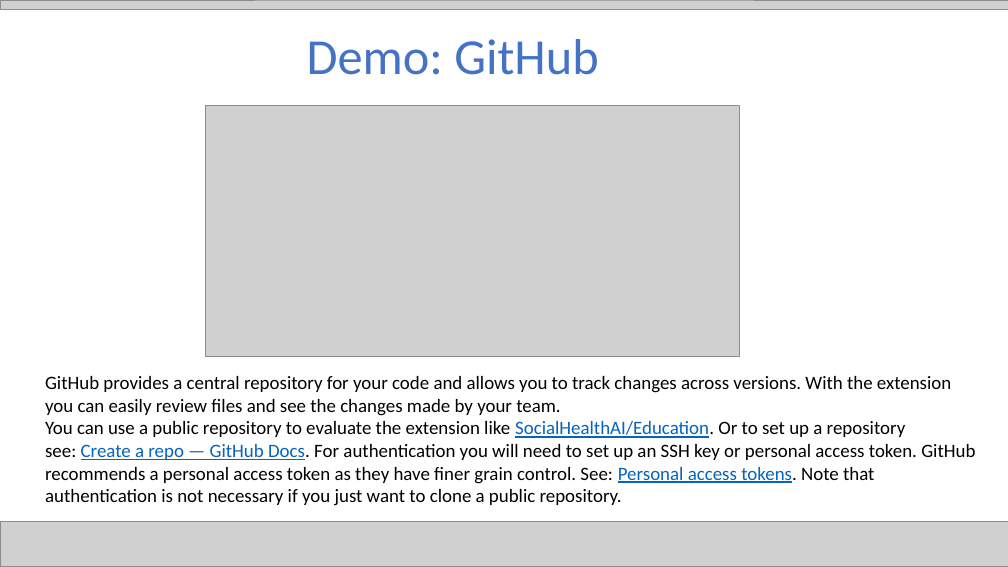
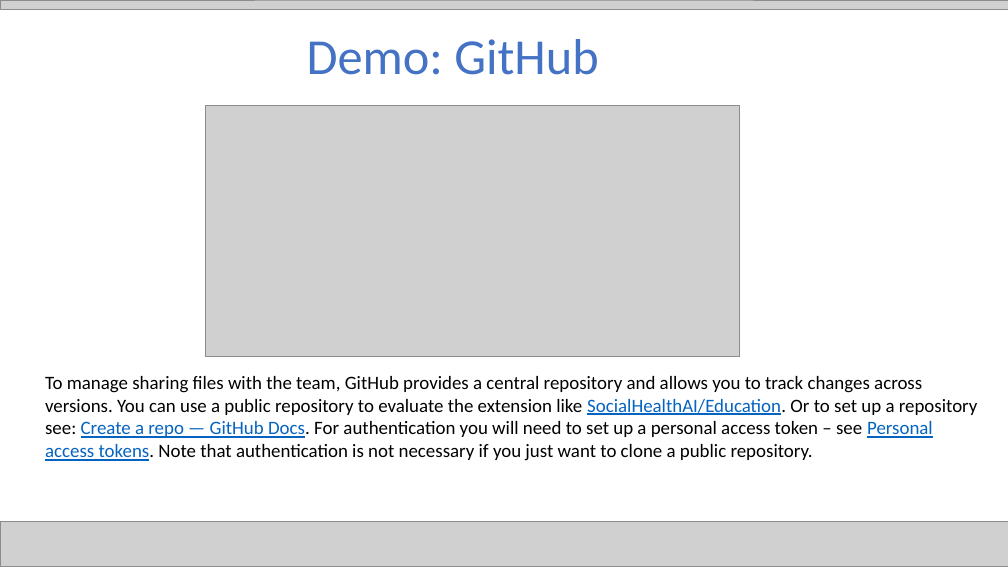
Before and after one commit to jgunderson/presentations, a slide deck: slide 23 of JupyterHub Collaboration.pptx (slide 20 before the commit). Drawn at 1008x567 pixels with LibreOffice and Linux fonts; fonts in the diff are those of the drawing; grey boxes stand for pictures. Boxes give left, top, right and bottom in pixels: in the first picture for what was removed or moved away, otherwise in the second. Text is boxed around its words. In the diff, an @@ line names an element or a change of style, - is before the commit and + after.

```diff
--- a/JupyterHub Collaboration.pptx
+++ b/JupyterHub Collaboration.pptx
@@ text at (45,376,978,461): text changed @@
-GitHub provides a central repository for your code and allows you to track changes across versions. With the extension you can easily review files and see the changes made by your team.
-You can use a public repository to evaluate the extension like SocialHealthAI/Education. Or to set up a repository see: Create a repo — GitHub Docs. For authentication you will need to set up an SSH key or personal access token. GitHub recommends a personal access token as they have finer grain control. See: Personal access tokens. Note that authentication is not necessary if you just want to clone a public repository.
+To manage sharing files with the team, GitHub provides a central repository and allows you to track changes across versions. You can use a public repository to evaluate the extension like SocialHealthAI/Education. Or to set up a repository see: Create a repo — GitHub Docs. For authentication you will need to set up a personal access token – see Personal access tokens. Note that authentication is not necessary if you just want to clone a public repository.
```
Also in this commit, not shown: 13 other slides changed, 4 slides added, 1 slide removed.
